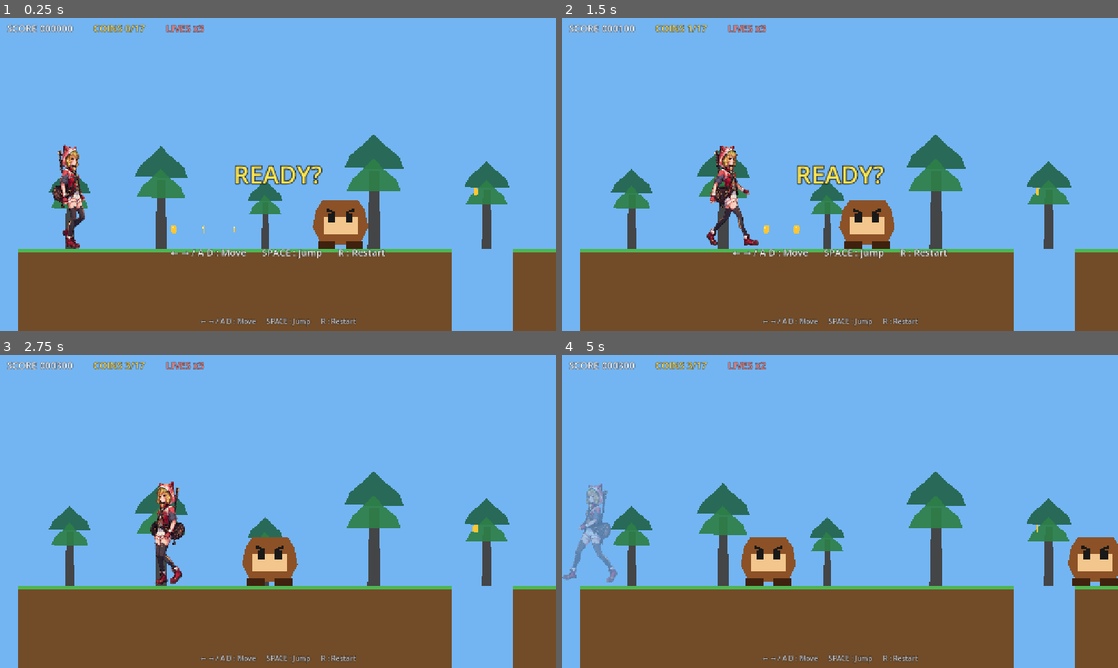
Above: before the commit, frames 1-4 (two rows, left to right).
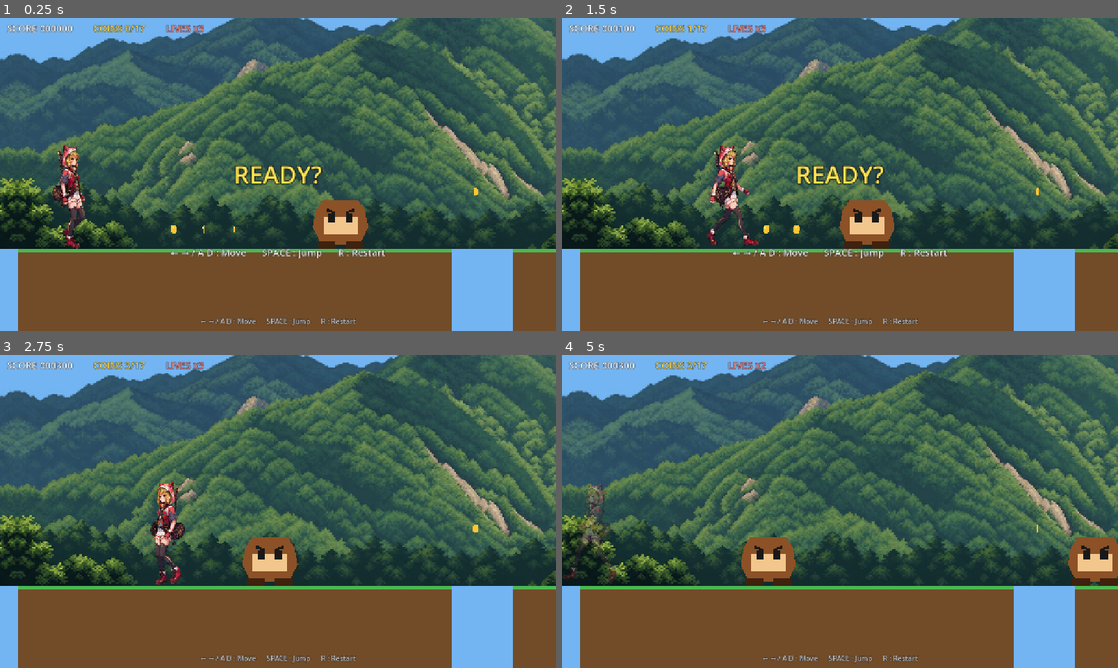
Above: after the commit, the same moments.

Repository: Daihamamatsu/godot_test
Game: Godot game, scene res://scenes/main.tscn
Same seed, same stepped clock (60 frames per second), same inputs: the game is played once before the commit and once after it.
Inputs:
- Up to frame 1 (0.25 s): no input
- Up to frame 2 (1.5 s): tap Enter at 0.5 s; hold D (move_right) from 0.53 s (still down); tap Space (jump) at 0.77 s
- Up to frame 3 (2.75 s): tap Space (jump) at 1.52 s; release D (move_right) at 2.03 s; hold A (move_left) from 2.03 s (still down)
- Up to frame 4 (5 s): release A (move_left) at 2.78 s; hold D (move_right) 2.78-4.28 s; tap Space (jump) at 3.02, 3.77, 4.52 s; hold A (move_left) from 4.28 s (still down)

The runs differ from the first frame. In frame 1, 66% of the frame differs, in the area x 0-100%, y 0-74%; in frame 2, 66%; in frame 3, 67%; in frame 4, 67%.

Commit message:
feat: 中景を森画像の反復配置へ変更 (Issue #15)

Diff:
--- a/scripts/main.gd
+++ b/scripts/main.gd
@@ -44,6 +44,7 @@
 const PLAYER_SCENE := preload("res://scenes/player.tscn")
 const ENEMY_SCENE := preload("res://scenes/enemy.tscn")
 const COIN_SCENE := preload("res://scenes/coin.tscn")
+const MIDGROUND_FOREST_TEXTURE := preload("res://assets/background/midground_forest.png")
 
 enum GameState { PLAYING, GAME_OVER, CLEAR }
 
@@ -125,16 +126,7 @@
 	midground_forest = Node2D.new()
 	midground_forest.name = "MidgroundForest"
 	bg.add_child(midground_forest)
-	var tree_specs: Array = [
-		[120.0, 600.0, 0.82], [330.0, 600.0, 1.05], [570.0, 600.0, 0.7],
-		[820.0, 600.0, 1.18], [1080.0, 600.0, 0.9], [1320.0, 600.0, 0.76],
-		[1570.0, 600.0, 1.1], [1830.0, 600.0, 0.84], [2070.0, 600.0, 1.0],
-		[2340.0, 600.0, 0.72], [2590.0, 600.0, 1.16], [2840.0, 600.0, 0.88],
-		[3090.0, 600.0, 0.76], [3350.0, 600.0, 1.08], [3600.0, 600.0, 0.86],
-		[3860.0, 600.0, 1.12], [4110.0, 600.0, 0.78], [4330.0, 600.0, 1.0],
-	]
-	for spec in tree_specs:
-		_add_midground_tree(midground_forest, float(spec[0]), float(spec[1]), float(spec[2]))
+	_add_midground_forest_tiles()
 
 	var clouds := ParallaxLayer.new()
 	clouds.name = "Clouds"
@@ -151,40 +143,21 @@
 		clouds.add_child(cloud)
 
 
-func _add_midground_tree(parent: Node2D, x: float, base_y: float, tree_scale: float) -> void:
-	var tree := Node2D.new()
-	tree.position = Vector2(x, base_y)
-	tree.scale = Vector2(tree_scale, tree_scale)
-	parent.add_child(tree)
-
-	var trunk := Polygon2D.new()
-	trunk.polygon = PackedVector2Array([
-		Vector2(-12, 0), Vector2(14, 0), Vector2(10, -150), Vector2(-8, -150)
-	])
-	trunk.color = Color(0.25, 0.22, 0.2, 0.9)
-	tree.add_child(trunk)
-
-	var foliage_back := Polygon2D.new()
-	foliage_back.polygon = _tree_canopy_poly(Vector2(0, -170), 64.0, 54.0)
-	foliage_back.color = Color(0.12, 0.38, 0.26, 0.88)
-	tree.add_child(foliage_back)
-
-	var foliage_front := Polygon2D.new()
-	foliage_front.polygon = _tree_canopy_poly(Vector2(0, -125), 58.0, 50.0)
-	foliage_front.color = Color(0.18, 0.5, 0.28, 0.92)
-	tree.add_child(foliage_front)
-
-
-func _tree_canopy_poly(center: Vector2, width: float, height: float) -> PackedVector2Array:
-	return PackedVector2Array([
-		center + Vector2(-width * 0.9, height * 0.25),
-		center + Vector2(-width * 0.72, -height * 0.2),
-		center + Vector2(-width * 0.35, -height * 0.58),
-		center + Vector2(0, -height),
-		center + Vector2(width * 0.35, -height * 0.58),
-		center + Vector2(width * 0.78, -height * 0.16),
-		center + Vector2(width * 0.92, height * 0.28),
-	])
+func _add_midground_forest_tiles() -> void:
+	var tile_width := float(MIDGROUND_FOREST_TEXTURE.get_width())
+	var tile_height := float(MIDGROUND_FOREST_TEXTURE.get_height())
+	var first_tile_x := -tile_width
+	var tile_count := 5
+	for i in tile_count:
+		var forest_tile := Sprite2D.new()
+		forest_tile.texture = MIDGROUND_FOREST_TEXTURE
+		forest_tile.position = Vector2(
+			first_tile_x + tile_width * (float(i) + 0.5),
+			GROUND_TOP - tile_height * 0.5
+		)
+		forest_tile.flip_h = i % 2 == 1
+		forest_tile.name = "ForestTile%d" % i
+		midground_forest.add_child(forest_tile)
 
 
 func _hill_poly(_cx: float, base_y: float, w: float, h: float) -> PackedVector2Array:
@@ -486,7 +459,13 @@
 	var forest := get_node_or_null("Background/ParallaxBackground/MidgroundForest")
 	if forest == null:
 		forest = get_node_or_null("Background/MidgroundForest")
-	return forest is Node2D and forest.get_child_count() >= 10
+	if not forest is Node2D or forest.get_child_count() < 4:
+		return false
+	var first_tile := forest.get_child(0) as Sprite2D
+	var second_tile := forest.get_child(1) as Sprite2D
+	return first_tile != null and second_tile != null \
+		and first_tile.texture == MIDGROUND_FOREST_TEXTURE \
+		and not first_tile.flip_h and second_tile.flip_h
 
 
 # カメラが動いたとき、中景の移動量が近景より小さいか確認する。
Binary file added: assets/background/midground_forest.png
Not shown, added: assets/background/midground_forest.png.import
Not shown, changed: README.md
